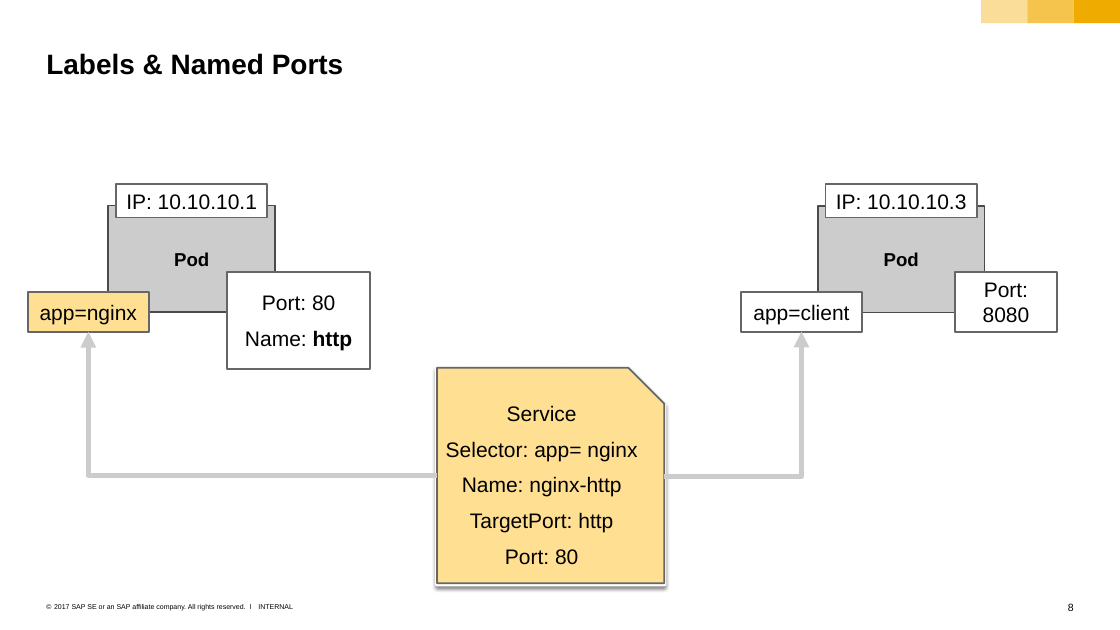
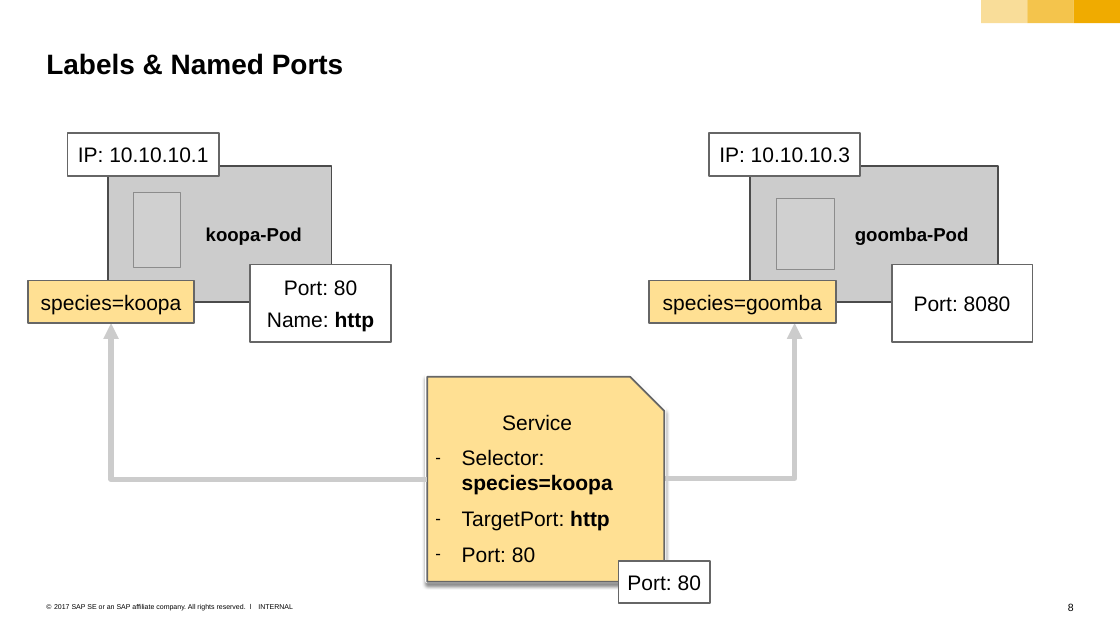
Before and after one commit to cuijiyao01/docker-k8s-training, a slide deck: slide 8 of kubernetes/04_networking_services.pptx. Drawn at 1120x630 pixels with LibreOffice and Linux fonts; fonts in the diff are those of the drawing; grey boxes stand for pictures. Boxes give left, top, right and bottom in pixels: in the first picture for what was removed or moved away, otherwise in the second. Text is boxed around its words. In the diff, an @@ line names an element or a change of style, - is before the commit and + after.

Commit message:
More Koopa (and better colors).

```diff
--- a/kubernetes/04_networking_services.pptx
+++ b/kubernetes/04_networking_services.pptx
@@ rectangle "IP: 10.10.10.1": place and size @@
-rectangle "IP: 10.10.10.1" at bbox=[116, 184, 267, 217]
+rectangle "IP: 10.10.10.1" at bbox=[68, 133, 219, 175]
@@ rectangle "IP: 10.10.10.3": place and size @@
-rectangle "IP: 10.10.10.3" at bbox=[825, 184, 976, 217]
+rectangle "IP: 10.10.10.3" at bbox=[709, 133, 860, 175]
@@ rectangle "koopa-Pod": place and size @@
-rectangle "koopa-Pod" at bbox=[108, 206, 275, 312]
+rectangle "koopa-Pod" at bbox=[108, 166, 332, 302]
@@ rectangle "goomba-Pod": place and size @@
-rectangle "goomba-Pod" at bbox=[818, 206, 985, 312]
+rectangle "goomba-Pod" at bbox=[750, 166, 998, 302]
@@ picture added at bbox=[133, 192, 181, 267] @@
@@ picture added at bbox=[777, 198, 835, 270] @@
@@ text in rectangle at bbox=[206, 227, 302, 245]: text changed @@
-Pod
+koopa-Pod
@@ text in rectangle at bbox=[855, 227, 969, 245]: text changed @@
-Pod
+goomba-Pod
@@ rectangle "Port: 80": place and size @@
-rectangle "Port: 80" at bbox=[227, 272, 370, 369]
+rectangle "Port: 80" at bbox=[250, 264, 391, 342]
@@ rectangle "Port: 80" at bbox=[250, 264, 391, 342]: less space between paragraphs @@
@@ rectangle "Port: 8080" at bbox=[892, 264, 1033, 342]: less space between paragraphs @@
@@ rectangle "Port: 8080": place and size @@
-rectangle "Port: 8080" at bbox=[955, 272, 1056, 332]
+rectangle "Port: 8080" at bbox=[892, 264, 1033, 342]
@@ rectangle "species=koopa": place and size @@
-rectangle "species=koopa" at bbox=[28, 292, 149, 332]
+rectangle "species=koopa" at bbox=[28, 280, 195, 323]
@@ text in rectangle at bbox=[41, 294, 182, 314]: text changed @@
-app=nginx
+species=koopa
@@ rectangle added at bbox=[649, 280, 835, 323], fill #FFE093, outline #666666 1.5 pt, 18 pt, text #000000 @@
+species=goomba
@@ rectangle removed at bbox=[741, 292, 861, 332] @@
-app=client
@@ elbow arrow moved from (437, 475) - (88, 332) to (427, 479) - (111, 323) @@
@@ elbow arrow moved from (664, 476) - (801, 332) to (664, 479) - (794, 323) @@
@@ snip rect "Service": place and size @@
-snip rect "Service" at bbox=[437, 369, 664, 584]
+snip rect "Service" at bbox=[427, 376, 664, 581]
@@ snip rect "Service": place and size @@
-snip rect "Service" at bbox=[437, 368, 664, 584]
+snip rect "Service" at bbox=[427, 377, 664, 582]
@@ text in snip rect at bbox=[462, 449, 633, 494]: text changed; bold on @@
-Selector: app= client
+– Selector:
+  species=goomba
@@ text in snip rect at bbox=[462, 474, 613, 495]: text changed; bold on @@
-Selector: app= nginx
-Name: nginx-http
+– Selector:
+  species=koopa
@@ text in snip rect at bbox=[570, 510, 610, 531]: bold on in "http"; less space between paragraphs; alignment centre to left; bullet none to - @@
@@ rectangle added at bbox=[619, 560, 710, 602], fill #FFFFFF, outline #666666 1.5 pt, 18 pt, text #000000 @@
+Port: 80
```
Also in this commit, not shown: 5 other slides changed, 2 slides added, 2 slides removed, 2 other files.
